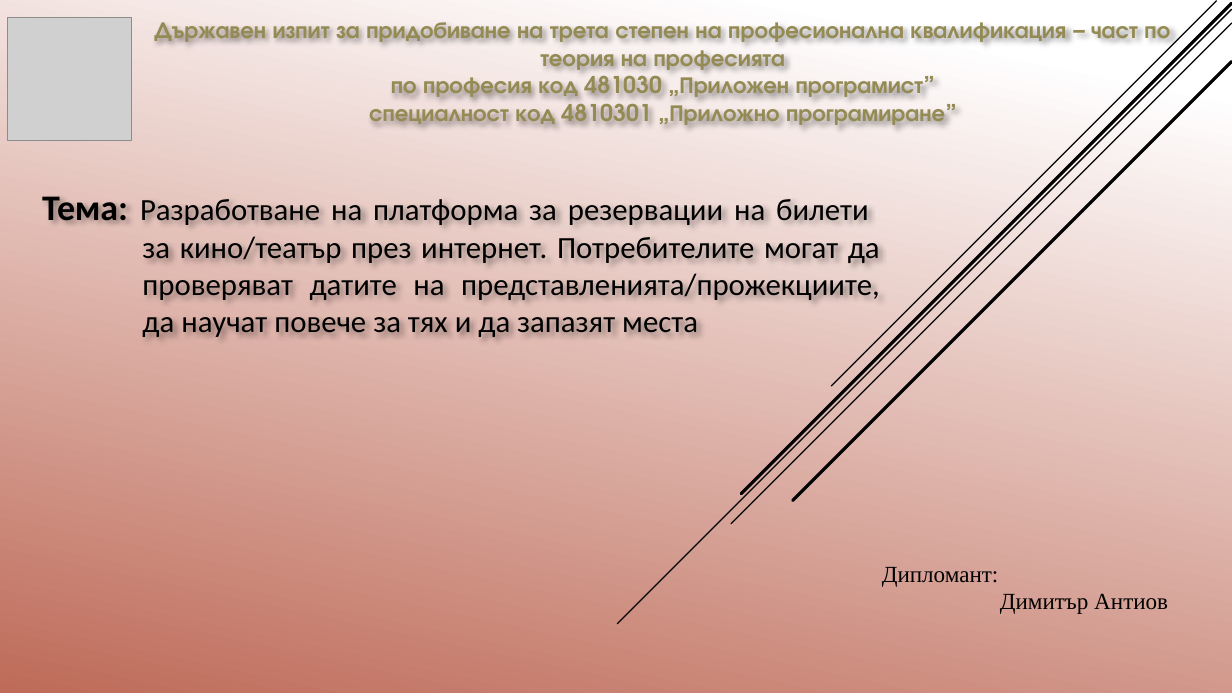
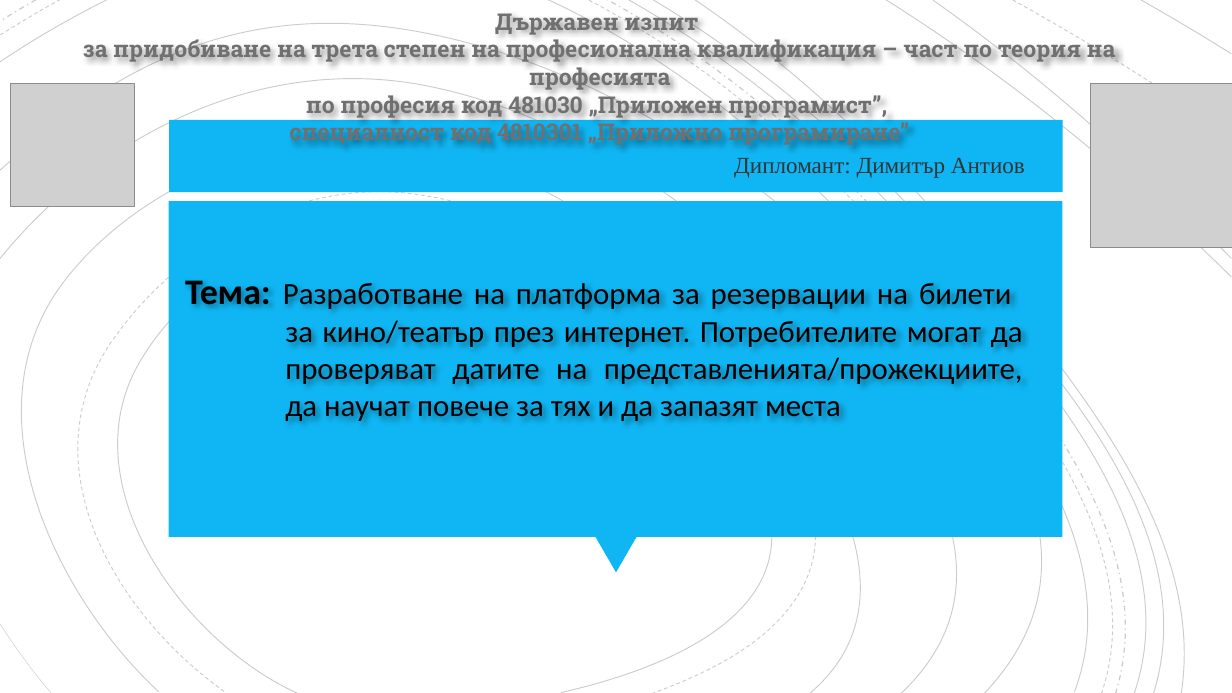
Before and after one commit to pgee-dzi2024/Theme_20, a slide deck: slide 1 of 20 Димитър Антиов/Защита теория.pptx. Drawn at 1232x693 pixels with LibreOffice and Linux fonts; fonts in the diff are those of the drawing; grey boxes stand for pictures. Boxes give left, top, right and bottom in pixels: in the first picture for what was removed or moved away, otherwise in the second. Text is boxed around its words. In the diff, an @@ line names an element or a change of style, - is before the commit and + after.

```diff
--- a/20 Димитър Антиов/Защита теория.pptx
+++ b/20 Димитър Антиов/Защита теория.pptx
@@ background gradient #FFFFFF to #C26A56 to #FFFFFF @@
@@ text "Държавен изпит": place and size @@
-text "Държавен изпит" at (154,16,1170,125)
+text "Държавен изпит" at (83,9,1116,146)
@@ text at (83,9,1116,118): text changed; font TeX Gyre Adventor to Roboto Slab; text colour #948A54 to #707070 @@
-Държавен изпит за придобиване на трета степен на професионална квалификация – част по теория на професията
-по професия код 481030 „Приложен програмист”
+Държавен изпит
+за придобиване на трета степен на професионална квалификация – част по теория на професията
+по професия код 481030 „Приложен програмист”,
@@ line removed from (1232, 9) to (617, 624) @@
@@ line removed from (1232, 23) to (731, 524) @@
@@ line removed from (1232, 4) to (741, 494) @@
@@ line removed from (1216, 1) to (832, 386) @@
@@ group added at (0,0,1232,693): 19 freeform shapes @@
@@ picture: place and size @@
-picture at (8,18,132,141)
+picture at (11,83,135,207)
@@ line removed from (1232, 62) to (793, 501) @@
@@ picture added at (1092,83,1232,248) @@
@@ rectangle added at (169,120,1063,192), fill #10B6F4 @@
@@ text at (289,120,909,146): font TeX Gyre Adventor to Roboto Slab, text colour #948A54 to #707070 in "специалност код 4810301 „Приложно програмиране”" @@
@@ text at (734,157,1025,178): text changed; text colour #000000 to #343434 @@
-Дипломант:
-Димитър Антиов
+Дипломант: Димитър Антиов
@@ rectangle added at (169,201,1063,537), fill #10B6F4 @@
@@ text "Тема: Разработване на платформа за ...": place and size @@
-text "Тема: Разработване на платформа за ..." at (42,196,880,337)
+text "Тема: Разработване на платформа за ..." at (185,280,1023,421)
@@ triangle added at (595,537,637,572), fill #10B6F4 @@
```
Also in this commit, not shown: 6 other slides changed, 3 slides added, 3 slides removed, 15 other files.
